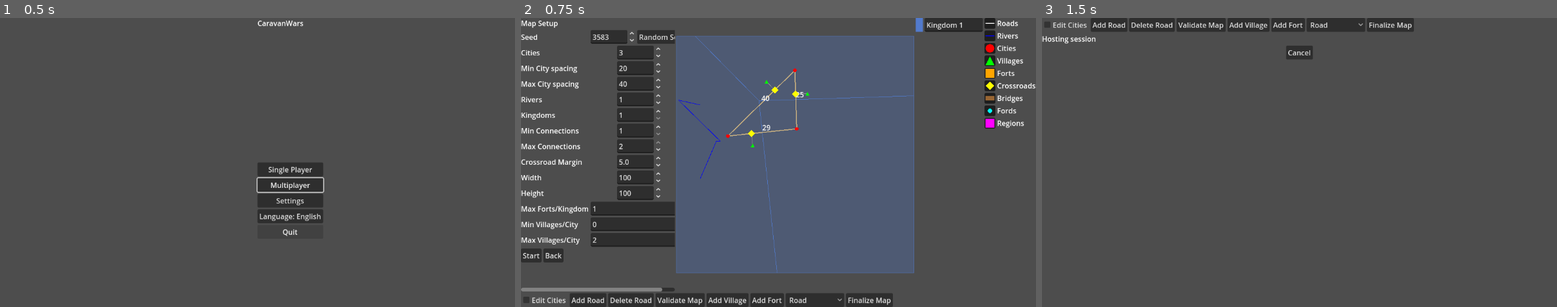
Above: before the commit, frames 1-3 (left to right).
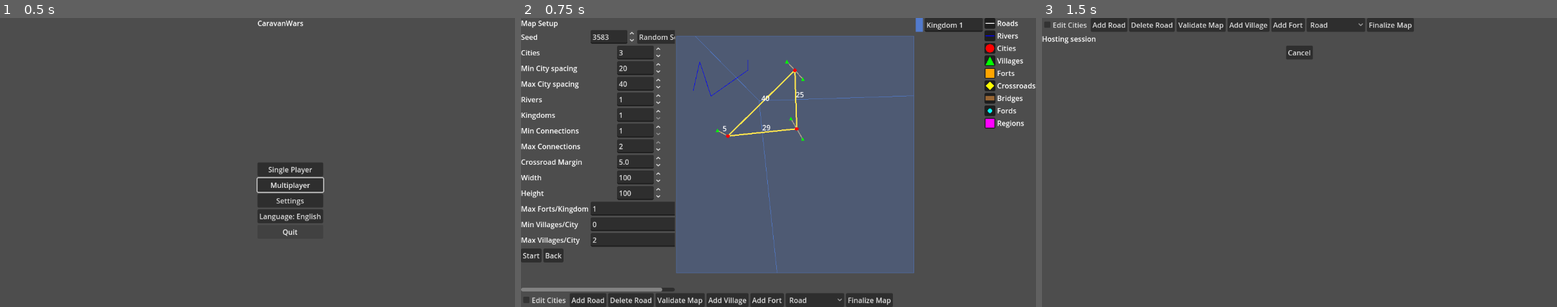
Above: after the commit, the same moments.

Repository: sepa79/CaravanWars
Game: Godot game, scene res://scenes/Main.tscn
Two runs of this game, one before a commit and one after it. Both use one fixed random seed, a clock stepped at 60 frames per second and the inputs below.
Inputs:
- Up to frame 1 (0.5 s): no input
- Up to frame 2 (0.75 s): click "Single Player" at 0.5 s
- Up to frame 3 (1.5 s): click "Start" at 1.25 s

Frame 1 is identical in both runs. In frame 2, 0.5% of the frame differs, in the area x 30-57%, y 14-56%; in frame 3, nothing differs.

Commit message:
feat: add village path networks and roman roads

Diff:
--- a/game/map/MapGenerator.gd
+++ b/game/map/MapGenerator.gd
@@ -90,7 +90,7 @@
         params.min_connections,
         params.max_connections,
         params.crossroad_detour_margin,
-        "road"
+        "roman"
     )
     road_stage.insert_villages(roads, params.min_villages_per_city, params.max_villages_per_city)
     road_stage.insert_border_forts(roads, regions, 10.0, params.max_forts_per_kingdom)
--- a/game/map/RoadNetwork.gd
+++ b/game/map/RoadNetwork.gd
@@ -105,71 +105,52 @@
     roads["next_edge_id"] = res["next_edge_id"]
     _prune_crossroad_duplicates(nodes, edges, crossroad_margin)
 
-## Branches villages off roads near cities.
+## Generates per-city village clusters with road links to towns and path connections between villages.
 func insert_villages(
     roads: Dictionary,
     min_per_city: int,
     max_per_city: int,
-    offset: float = 5.0
+    radius: float = 5.0
 ) -> void:
     var nodes: Dictionary = roads.get("nodes", {})
     var edges: Dictionary = roads.get("edges", {})
     var next_node_id: int = roads.get("next_node_id", 1)
     var next_edge_id: int = roads.get("next_edge_id", 1)
-    var adjacency: Dictionary = {}
-    for eid in edges.keys():
-        var e: Edge = edges[eid]
-        for nid in e.endpoints:
-            if not adjacency.has(nid):
-                adjacency[nid] = []
-            adjacency[nid].append(eid)
     for nid in nodes.keys():
-        var node: MapNode = nodes[nid]
-        if node.type != MapNodeModule.TYPE_CITY:
+        var city: MapNode = nodes[nid]
+        if city.type != MapNodeModule.TYPE_CITY:
             continue
-        var edge_ids: Array[int] = []
-        edge_ids.append_array(adjacency.get(nid, []) as Array)
-        if edge_ids.is_empty():
+        var count: int = max(0, rng.randi_range(min_per_city, max_per_city))
+        if count == 0:
             continue
-        # Fisher-Yates shuffle using our RNG
-        for i in range(edge_ids.size() - 1, 0, -1):
-            var j = rng.randi_range(0, i)
-            var tmp = edge_ids[i]
-            edge_ids[i] = edge_ids[j]
-            edge_ids[j] = tmp
-        var count: int = clamp(rng.randi_range(min_per_city, max_per_city), 0, edge_ids.size())
+        var village_ids: Array[int] = []
+        var angle_step: float = TAU / float(count)
+        var start_angle: float = rng.randf() * TAU
         for i in range(count):
-            var eid: int = edge_ids[i]
-            if not edges.has(eid):
-                continue
-            var edge: Edge = edges[eid]
-            var other_id: int = edge.endpoints[0] if edge.endpoints[1] == nid else edge.endpoints[1]
-            var start_pos: Vector2 = nodes[nid].pos2d
-            var end_pos: Vector2 = nodes[other_id].pos2d
-            var length: float = start_pos.distance_to(end_pos)
-            var dir: Vector2 = (end_pos - start_pos).normalized()
-            var dist_along: float = clamp(length * 0.3, 10.0, length - 10.0)
-            var junction_pos: Vector2 = start_pos + dir * dist_along
-            var junction_id: int = next_node_id
+            var angle: float = start_angle + angle_step * float(i)
+            var pos: Vector2 = city.pos2d + Vector2(cos(angle), sin(angle)) * radius
+            var vid: int = next_node_id
             next_node_id += 1
-            nodes[junction_id] = MapNodeModule.new(junction_id, MapNodeModule.TYPE_CROSSROAD, junction_pos, {})
-            edges.erase(eid)
-            edges[next_edge_id] = EdgeModule.new(next_edge_id, edge.type, [start_pos, junction_pos], [nid, junction_id], edge.road_class, edge.attrs)
+            nodes[vid] = MapNodeModule.new(vid, MapNodeModule.TYPE_VILLAGE, pos, {})
+            edges[next_edge_id] = EdgeModule.new(next_edge_id, "road", [city.pos2d, pos], [nid, vid], "road", {})
             next_edge_id += 1
-            edges[next_edge_id] = EdgeModule.new(next_edge_id, edge.type, [junction_pos, end_pos], [junction_id, other_id], edge.road_class, edge.attrs)
-            next_edge_id += 1
-            var perp: Vector2 = Vector2(-dir.y, dir.x)
-            if rng.randf() < 0.5:
-                perp = -perp
-            var village_pos: Vector2 = junction_pos + perp * offset
-            var village_id: int = next_node_id
-            next_node_id += 1
-            nodes[village_id] = MapNodeModule.new(village_id, MapNodeModule.TYPE_VILLAGE, village_pos, {})
-            var v_class: String = _lower_class(edge.road_class)
-            edges[next_edge_id] = EdgeModule.new(next_edge_id, edge.type, [junction_pos, village_pos], [junction_id, village_id], v_class, edge.attrs)
-            next_edge_id += 1
-    roads["next_node_id"] = next_node_id
-    roads["next_edge_id"] = next_edge_id
+            village_ids.append(vid)
+        if village_ids.size() > 1:
+            village_ids.sort_custom(func(a_id, b_id):
+                var va: Vector2 = nodes[a_id].pos2d - city.pos2d
+                var vb: Vector2 = nodes[b_id].pos2d - city.pos2d
+                return va.angle() < vb.angle()
+            )
+            for i in range(village_ids.size()):
+                var a_id: int = village_ids[i]
+                var b_id: int = village_ids[(i + 1) % village_ids.size()]
+                var a_pos: Vector2 = nodes[a_id].pos2d
+                var b_pos: Vector2 = nodes[b_id].pos2d
+                edges[next_edge_id] = EdgeModule.new(next_edge_id, "road", [a_pos, b_pos], [a_id, b_id], "path", {})
+                next_edge_id += 1
+    var res: Dictionary = _insert_crossroads(nodes, edges, next_node_id, next_edge_id)
+    roads["next_node_id"] = res["next_node_id"]
+    roads["next_edge_id"] = res["next_edge_id"]
 
 ## Inserts a node in the middle of an edge and splits the edge.
 func insert_node_on_edge(roads: Dictionary, edge_id: int, node_type: String) -> void:
--- a/game/project.godot
+++ b/game/project.godot
@@ -11,7 +11,7 @@
 [application]
 
 config/name="CaravanWars"
-config/version="0.1.37"
+config/version="0.1.38"
 run/main_scene="res://scenes/Main.tscn"
 config/features=PackedStringArray("4.4")
 
Not shown, changed: CHANGELOG.md
Not shown, changed: VERSION
